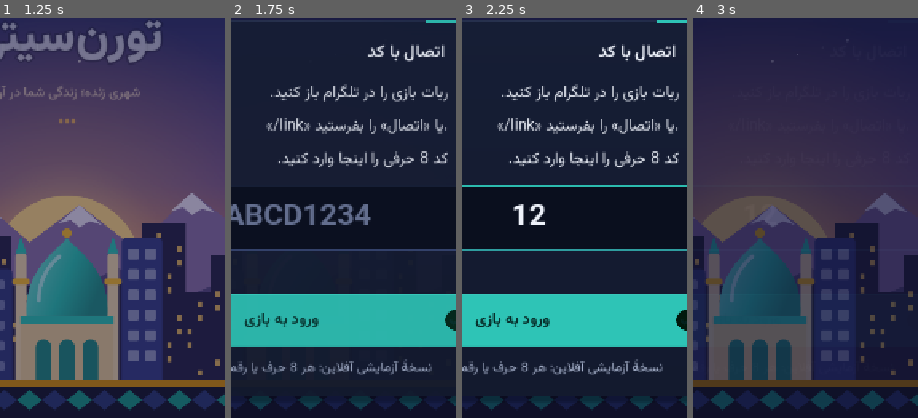
Above: before the commit, frames 1-4 (left to right).
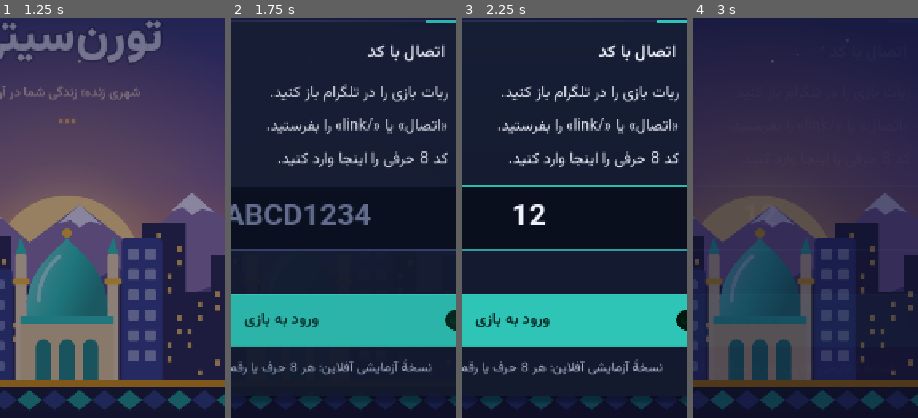
Above: after the commit, the same moments.

Repository: mrjvadi/torncity-client
Game: Godot game, scene res://src/scenes/main.tscn
Same seed, same stepped clock (60 frames per second), same inputs: the game is played once before the commit and once after it.
Inputs (mouse positions are % of the whole screen's width and height, from its top left):
- Up to frame 1 (1.25 s): move the mouse to (72, 45) at 0.52 s; click (72, 45) at 0.67 s
- Up to frame 2 (1.75 s): click "فارسی" at 1.25 s
- Up to frame 3 (2.25 s): click (50, 64) at 2.02 s; type "12" at 2.1 s
- Up to frame 4 (3 s): click "English" at 2.75 s
The pictures show only the part of the screen within x 35-85%, y 39-89%; the shares and areas given below are measured in that part.

Frame 1 is identical in both runs. In frame 2, 1.5% of the frame differs, in the area x 15-97%, y 25-29%; in frame 3, 1.5%; in frame 4, less than 0.1%.

Commit message:
Web build fixes for Safari: no double gzip, no screen-texture blur, no MSAA
Safari hands the page a response it already inflated but keeps its
Content-Encoding, so a web build asking for gzip inflated it again and the
request failed: the app hung on its splash on an iPhone. The web build no
longer asks for it. The frosted panels read the screen they are drawn into
and the 3D city resolved MSAA, both by a framebuffer blit WebKit refuses; on
the web the panels are their tint and the city draws without MSAA. The link
step starts with its Persian word, so it reads right to left.

Diff:
--- a/src/autoload/api.gd
+++ b/src/autoload/api.gd
@@ -129,7 +129,9 @@
 func _http(method: String, path: String, body, auth: bool) -> Dictionary:
 	var req := HTTPRequest.new()
 	req.timeout = TIMEOUT
-	req.accept_gzip = true
+	# The browser already undoes the transfer encoding (Safari keeps the header
+	# though), so a web build decoding it again fails the request.
+	req.accept_gzip = not OS.has_feature("web")
 	add_child(req)
 	var headers := PackedStringArray(["Accept: application/json", "Accept-Language: " + I18n.lang])
 	if auth and Session.access_token != "":
--- a/src/autoload/asset_service.gd
+++ b/src/autoload/asset_service.gd
@@ -157,7 +157,9 @@
 func _fetch(url: String, timeout: float) -> Dictionary:
 	var h := HTTPRequest.new()
 	h.timeout = timeout
-	h.accept_gzip = true
+	# The browser already undoes the transfer encoding (Safari keeps the header
+	# though), so a web build decoding it again fails the request.
+	h.accept_gzip = not OS.has_feature("web")
 	add_child(h)
 	var err := h.request(url)
 	if err != OK:
--- a/src/ui/glass_panel.gd
+++ b/src/ui/glass_panel.gd
@@ -26,6 +26,12 @@
 	sb.content_margin_right = pad.z
 	sb.content_margin_bottom = pad.w
 	add_theme_stylebox_override("panel", sb)
+	# The blur reads the screen the panel is drawn into, which WebGL does by
+	# blitting a framebuffer onto itself; Safari refuses that and the frame
+	# stops. On the web the panel is its tint alone, a shade more opaque.
+	if OS.has_feature("web"):
+		sb.bg_color = Color(tint_color, maxf(tint_color.a, 0.9))
+		return
 	var m := ShaderMaterial.new()
 	m.shader = SHADER
 	m.set_shader_parameter("tint", tint)
--- a/src/world3d/city_world_view.gd
+++ b/src/world3d/city_world_view.gd
@@ -26,7 +26,9 @@
 
 func _ready() -> void:
 	_vp = SubViewport.new()
-	_vp.msaa_3d = Viewport.MSAA_2X
+	# WebGL resolves a multisampled viewport with a framebuffer blit Safari
+	# refuses; the web build draws without it.
+	_vp.msaa_3d = Viewport.MSAA_DISABLED if OS.has_feature("web") else Viewport.MSAA_2X
 	_vp.handle_input_locally = true
 	_vp.physics_object_picking = false
 	add_child(_vp)
Not shown, changed: i18n/fa.po
